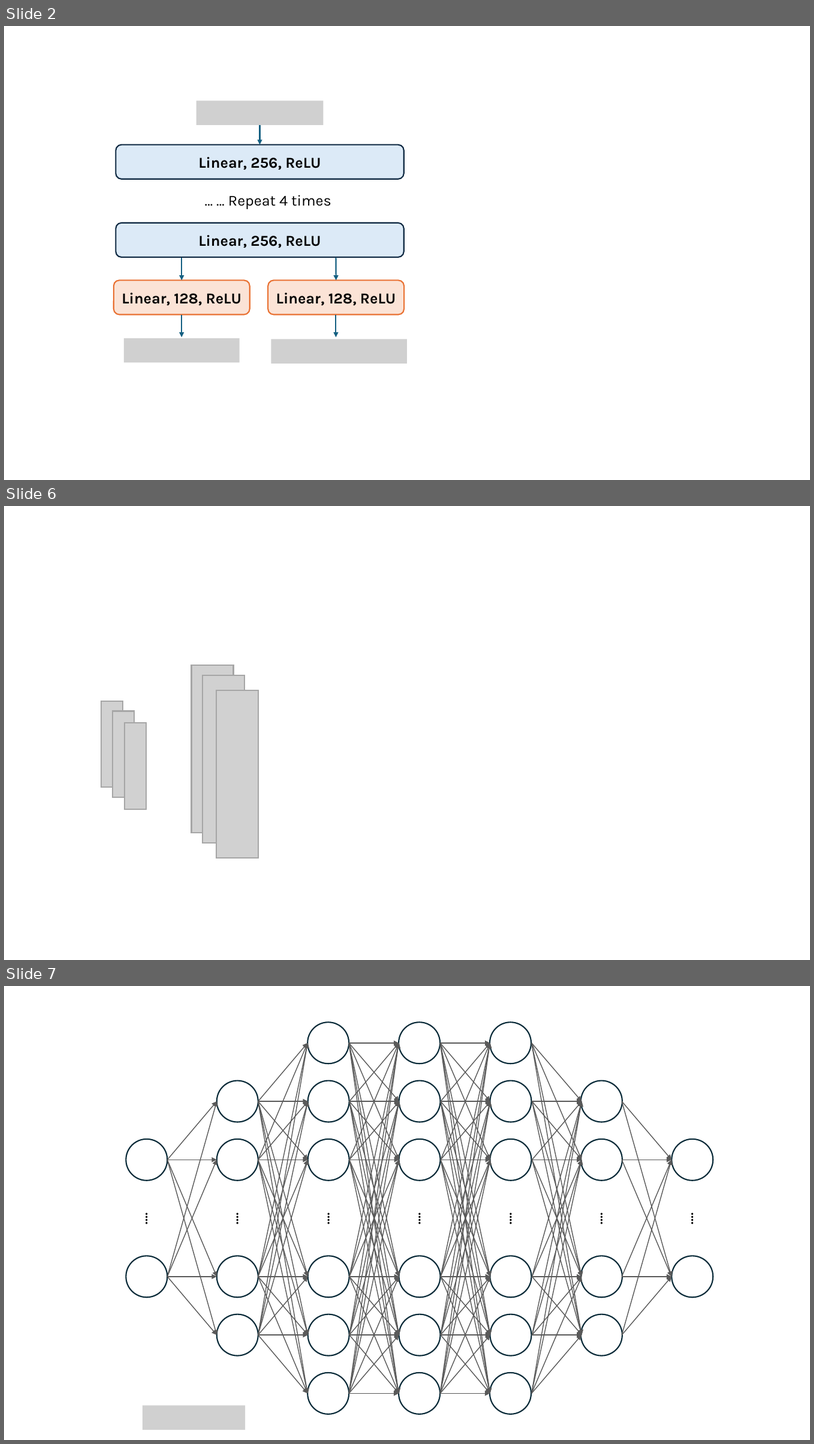
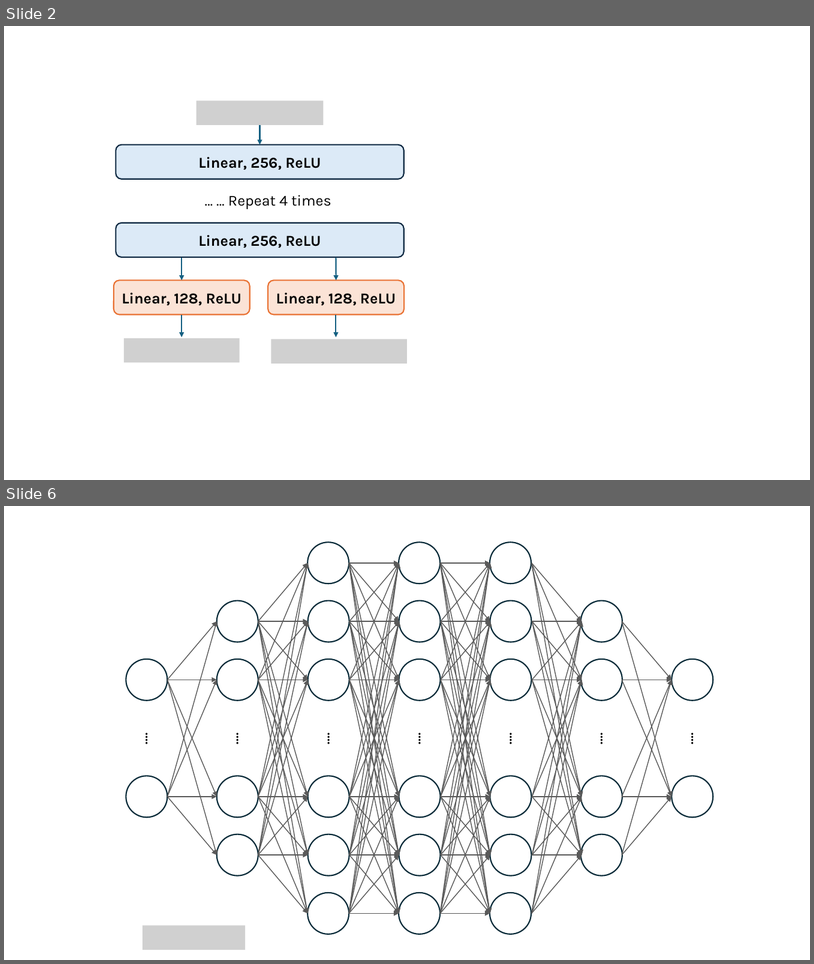
Before and after one commit to SunzidHassan/Research, a slide deck: 23-25_Automatic-Control-Lab/Projects/24_Aerosol/Paper/Figs/pics.pptx. Shown one above the other, each under a label of ours: slides 2, 6 and 7 before the commit, slides 2 and 6 after it; the slides between them are not shown. The pictures are 814x1444 and 814x964 pixels, drawn with LibreOffice and Linux fonts; fonts in the diff are those of the drawing; grey boxes stand for pictures. Boxes give left, top, right and bottom in pixels: in the first picture for what was removed or moved away, otherwise in the second. Text is boxed around its words. In the diff, an @@ line names an element or a change of style, - is before the commit and + after.

```diff
--- a/23-25_Automatic-Control-Lab/Projects/24_Aerosol/Paper/Figs/pics.pptx
+++ b/23-25_Automatic-Control-Lab/Projects/24_Aerosol/Paper/Figs/pics.pptx
@@ slide 6 removed at bbox=[4, 506, 810, 960], background #FFFFFF @@
@@ rectangle removed at bbox=[192, 665, 233, 832] @@
@@ rectangle removed at bbox=[203, 675, 244, 843] @@
@@ rectangle removed at bbox=[101, 701, 123, 787] @@
@@ rectangle removed at bbox=[216, 691, 258, 858] @@
@@ rectangle removed at bbox=[113, 711, 135, 797] @@
@@ rectangle removed at bbox=[125, 723, 147, 808] @@
@@ what was slide 7 is now slide 6 @@
```
Also in this commit, not shown: 3 slides changed, 28 other files.
